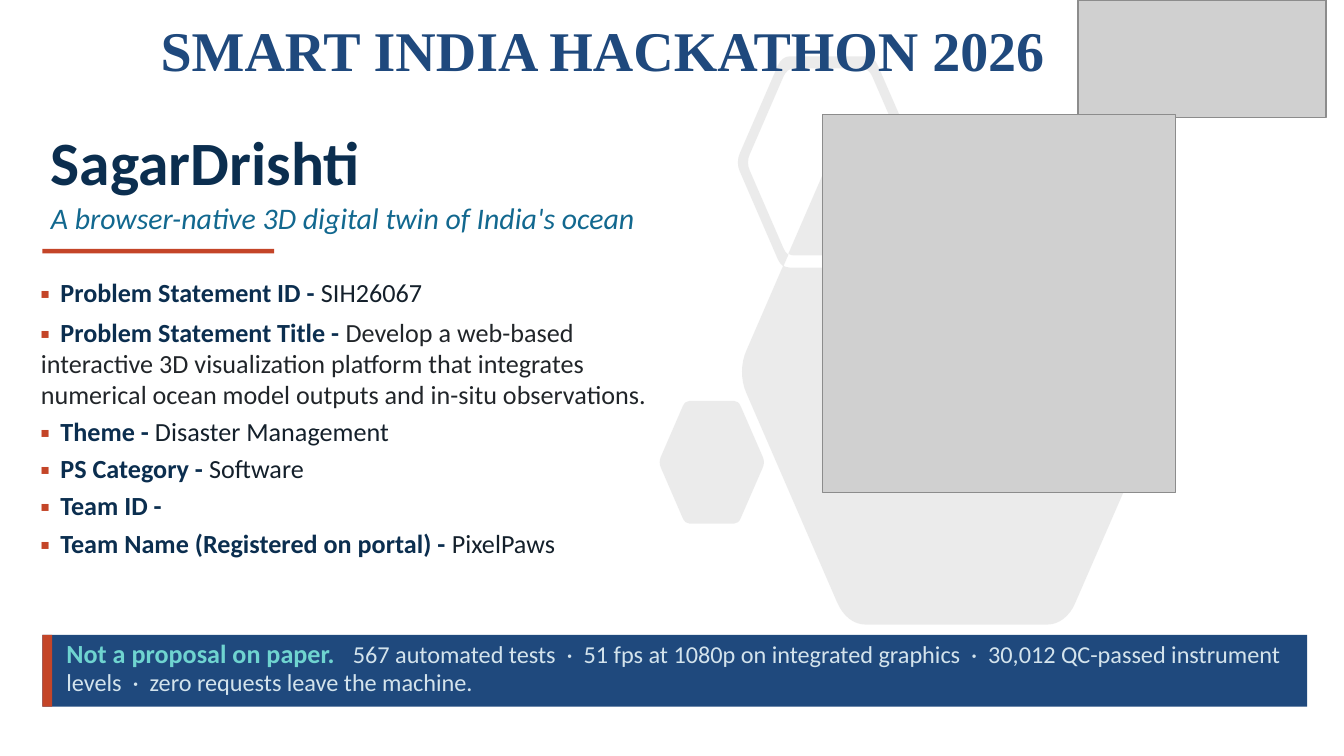
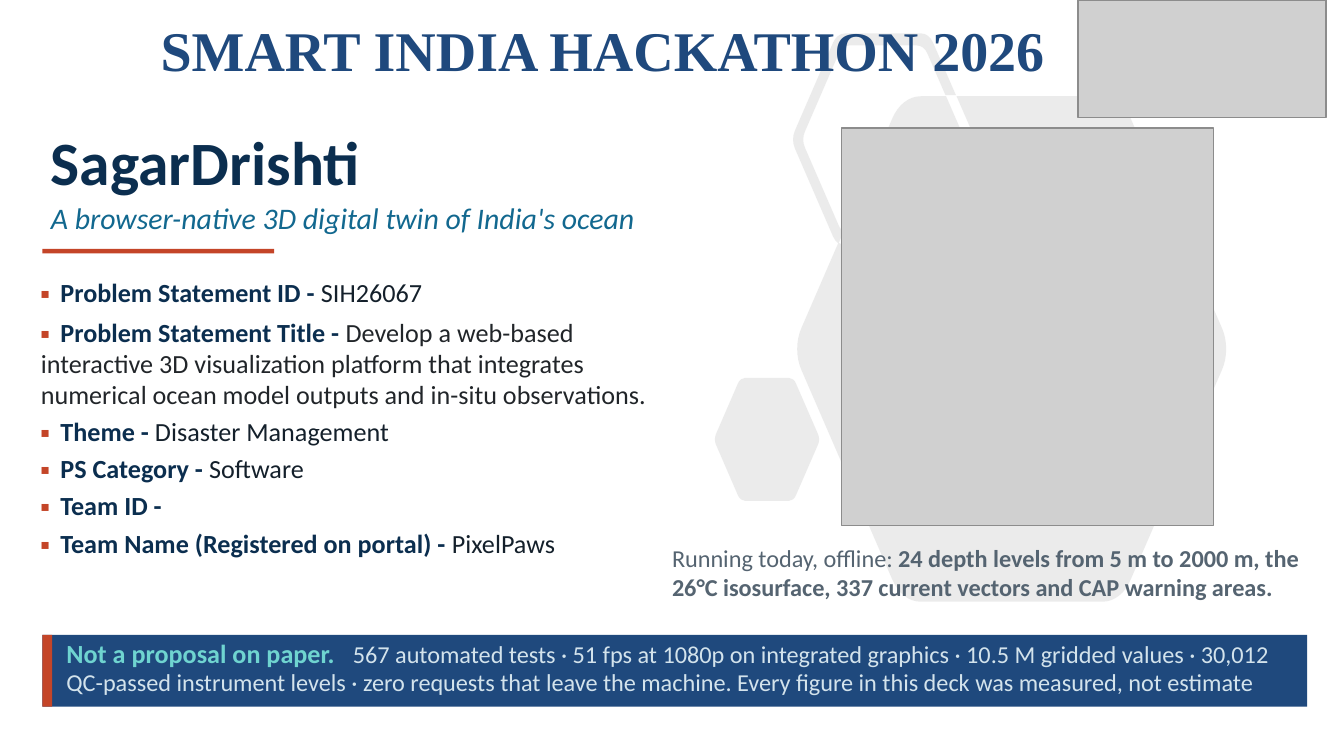
Before and after one commit to MONSTERBOY110/SagarDrishti, a slide deck: slide 1 of docs/submission/PixelPaws_SIH2026.pptx. Drawn at 1344x756 pixels with LibreOffice and Linux fonts; fonts in the diff are those of the drawing; grey boxes stand for pictures. Boxes give left, top, right and bottom in pixels: in the first picture for what was removed or moved away, otherwise in the second. Text is boxed around its words. In the diff, an @@ line names an element or a change of style, - is before the commit and + after.

```diff
--- a/docs/submission/PixelPaws_SIH2026.pptx
+++ b/docs/submission/PixelPaws_SIH2026.pptx
@@ freeform shape: place and size @@
-freeform shape at (660,56,1171,625)
+freeform shape at (715,34,1226,602)
@@ picture: place and size @@
-picture at (823,114,1176,492)
+picture at (841,128,1214,526)
@@ text added at (672,550,1299,600), 13 pt, text #556471, bold @@
+Running today, offline: 24 depth levels from 5 m to 2000 m, the 26°C isosurface, 337 current vectors and CAP warning areas.
@@ text at (66,644,1268,695): text changed @@
-Not a proposal on paper. 567 automated tests · 51 fps at 1080p on integrated graphics · 30,012 QC-passed instrument levels · zero requests leave the machine.
+Not a proposal on paper. 567 automated tests · 51 fps at 1080p on integrated graphics · 10.5 M gridded values · 30,012 QC-passed instrument levels · zero requests that leave the machine. Every figure in this deck was measured, not estimate
```
Also in this commit, not shown: 5 other slides changed, 2 other files.
